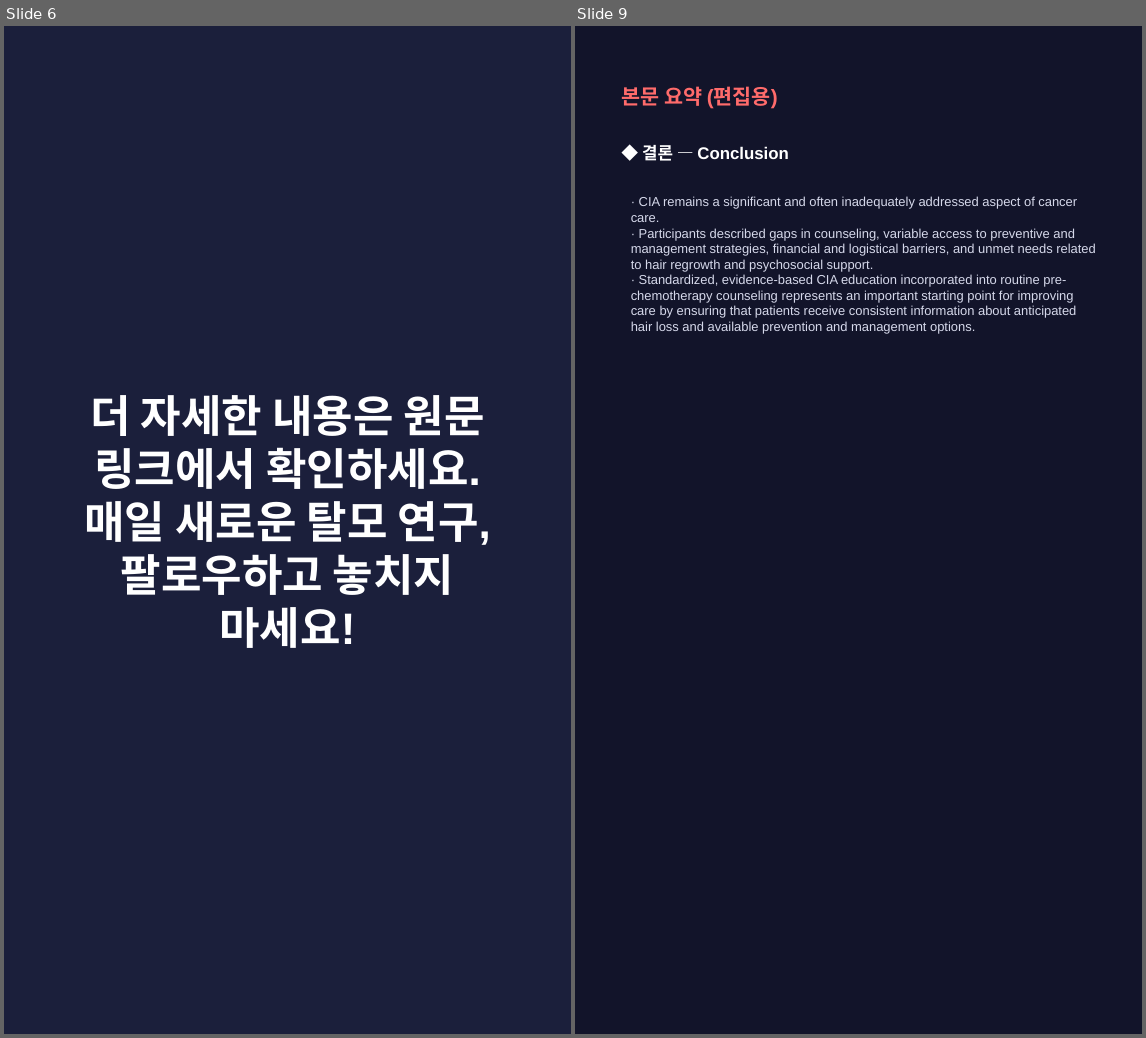
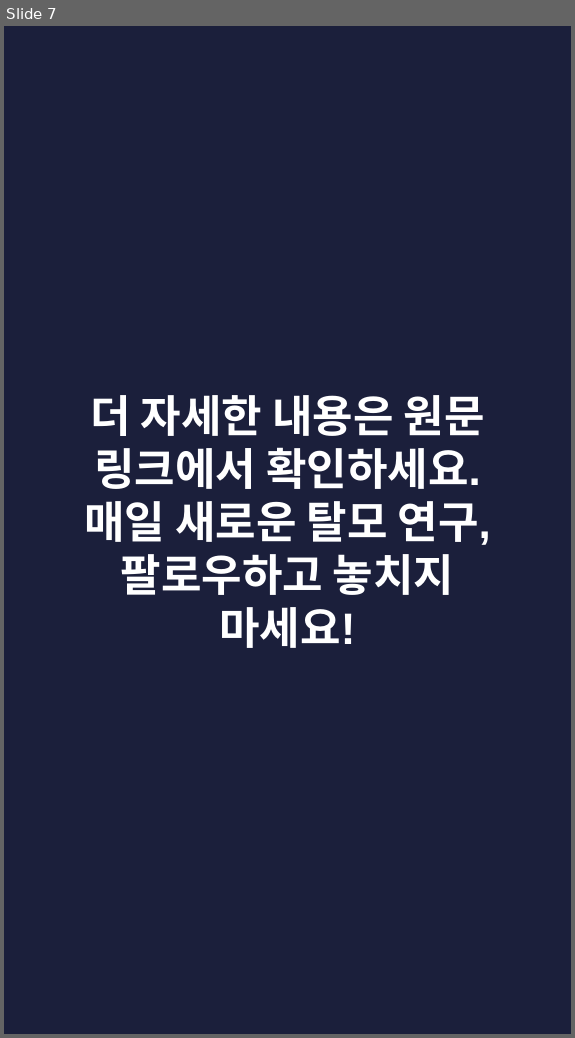
Before and after one commit to hyokang2010-BJ-ANTH/product-builder-test, a slide deck: pwa/data/latest/slides.pptx. Shown side by side, each under a label of ours: slides 6 and 9 before the commit, slide 7 after it; the slides between them are not shown. The pictures are 1146x1038 and 575x1038 pixels, drawn with LibreOffice and Linux fonts; fonts in the diff are those of the drawing. Boxes give left, top, right and bottom in pixels: in the first picture for what was removed or moved away, otherwise in the second. Text is boxed around its words. In the diff, an @@ line names an element or a change of style, - is before the commit and + after.

```diff
--- a/pwa/data/latest/slides.pptx
+++ b/pwa/data/latest/slides.pptx
@@ slide 9 removed at <box>575,26,1142,1034</box>, background #12142A @@
@@ text removed at <box>621,86,778,109</box> @@
-본문 요약 (편집용)
@@ text removed at <box>642,145,788,161</box> @@
-◆ 결론 — Conclusion
@@ text removed at <box>631,196,1095,334</box> @@
-· CIA remains a significant and often inadequately addressed aspect of cancer care.
-· Participants described gaps in counseling, variable access to preventive and management strategies, financial and logistical barriers, and unmet needs related to hair regrowth and psychosocial support.
-· Standardized, evidence-based CIA education incorporated into routine pre-chemotherapy counseling represents an important starting point for improving care by ensuring that patients receive consistent information about anticipated hair loss and available prevention and management options.
@@ what was slide 6 is now slide 7 @@
```
Also in this commit, not shown: 2 slides changed, 7 slides added, 5 other slides removed, 28 other files.
